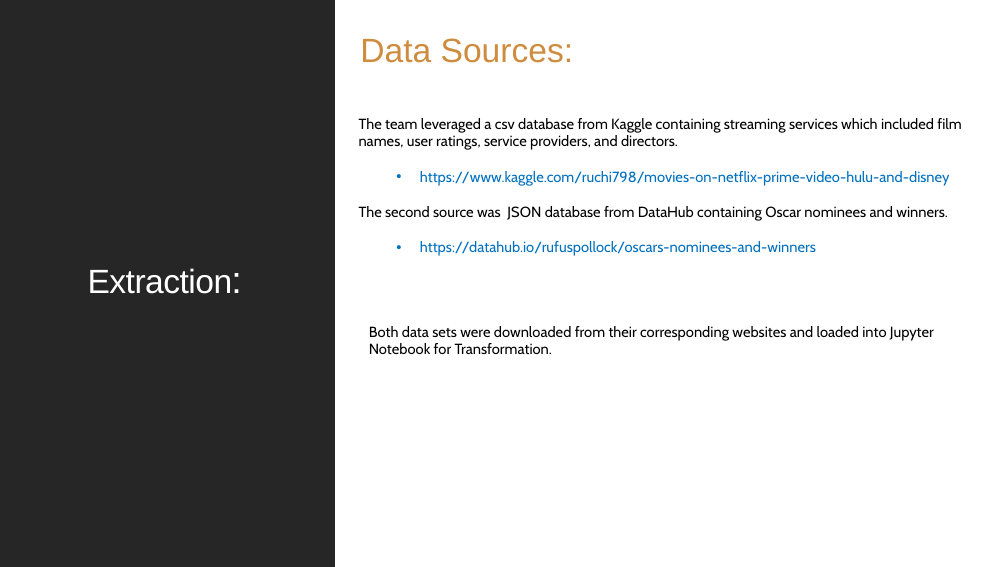
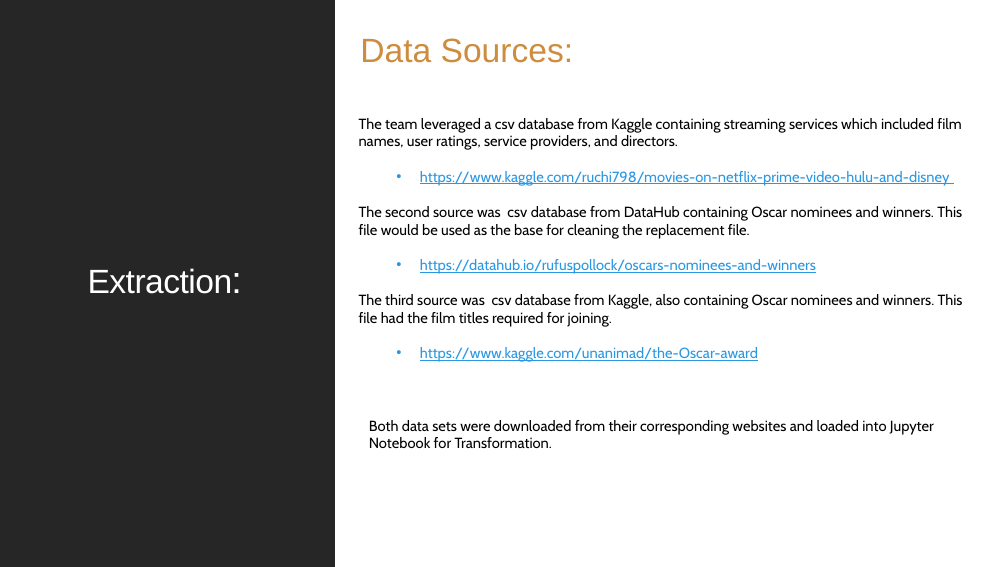
Before and after one commit to LJeanParrish/Oscars-Ratings-and-Films-Oh-Py, a slide deck: slide 3 of DRAFT Presentation.pptx. Drawn at 1008x567 pixels with LibreOffice and Linux fonts; fonts in the diff are those of the drawing. Boxes give left, top, right and bottom in pixels: in the first picture for what was removed or moved away, otherwise in the second. Text is boxed around its words. In the diff, an @@ line names an element or a change of style, - is before the commit and + after.

Commit message:
Update DRAFT Presentation.pptx
Updated sources slide.

```diff
--- a/DRAFT Presentation.pptx
+++ b/DRAFT Presentation.pptx
@@ text at [420,171,950,274]: text colour #0070C0 to #2998E3, underline on in "https://www.kaggle.com/ruchi798/movies-on-netflix-prime-vide ...", "https://datahub.io/rufuspollock/oscars-nominees-and-winners" @@
@@ text at [359,206,962,239]: text changed @@
-The second source was JSON database from DataHub containing Oscar nominees and winners.
+The second source was csv database from DataHub containing Oscar nominees and winners. This file would be used as the base for cleaning the replacement file.
@@ text at [359,294,963,362]: paragraphs added @@
+The third source was csv database from Kaggle, also containing Oscar nominees and winners. This file had the film titles required for joining.
+  • https://www.kaggle.com/unanimad/the-Oscar-award
@@ text "Both data sets were downloaded ...": place and size @@
-text "Both data sets were downloaded ..." at [369,326,934,354]
+text "Both data sets were downloaded ..." at [369,420,934,448]
```
